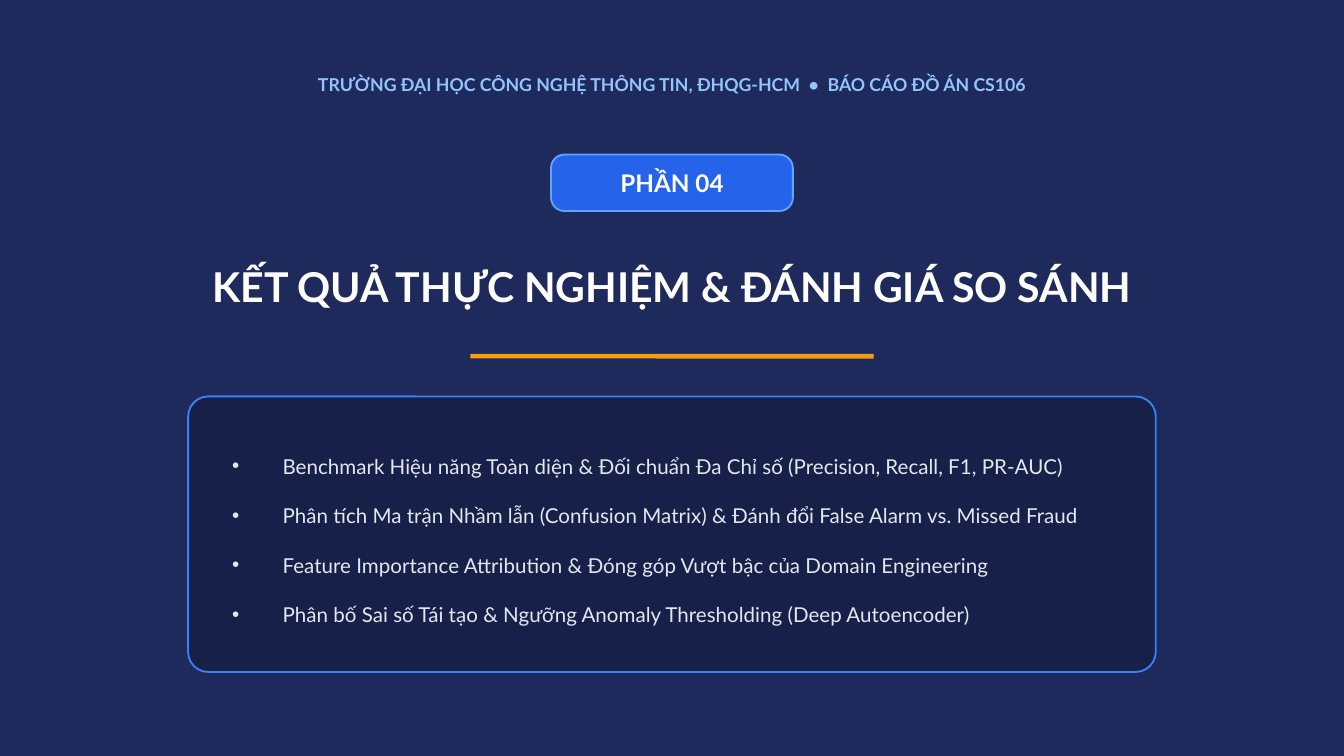
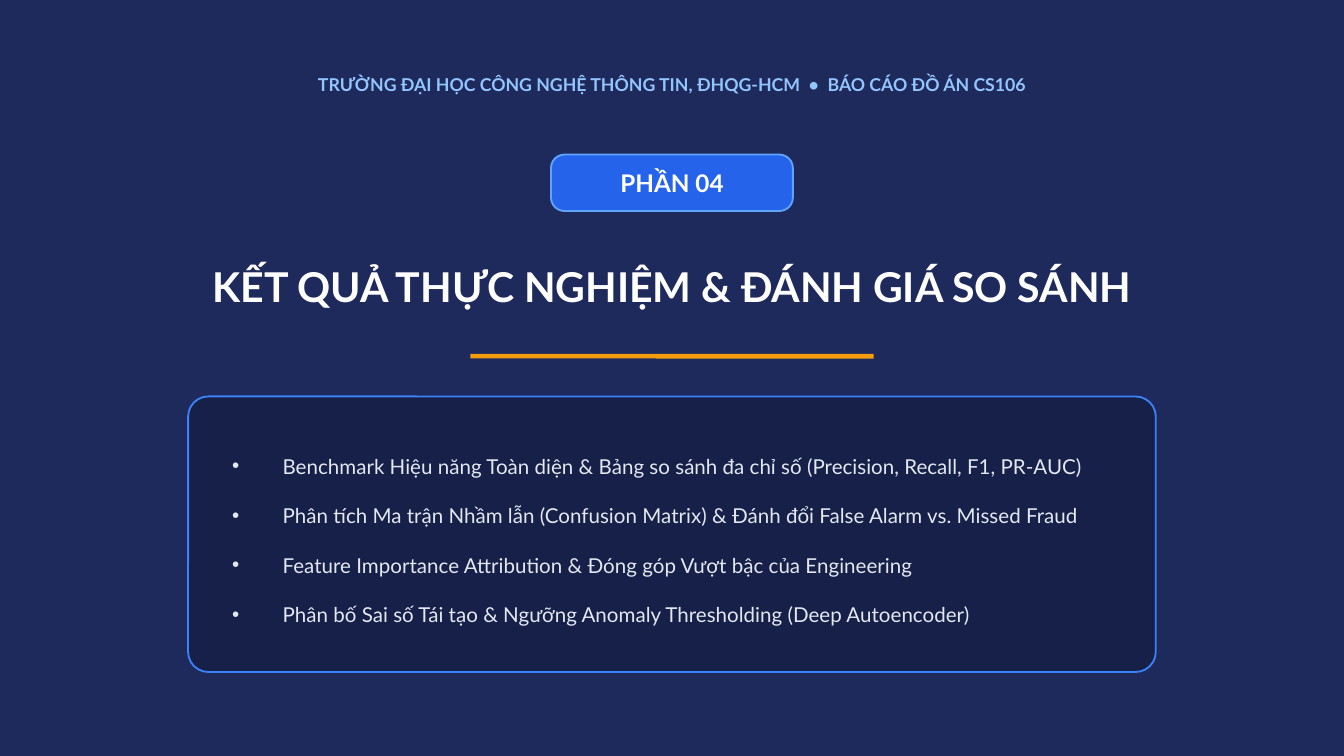
Before and after one commit to uit-25730067-chithanh/CS106-Team09-Fraud-Detection, a slide deck: slide 14 of draft/fraud-detection/slide/[Nhom9]_Slide_FraudDetection_Academic_VN.pptx. Drawn at 1344x756 pixels with LibreOffice and Linux fonts; fonts in the diff are those of the drawing. Boxes give left, top, right and bottom in pixels: in the first picture for what was removed or moved away, otherwise in the second. Text is boxed around its words. In the diff, an @@ line names an element or a change of style, - is before the commit and + after.

```diff
--- a/draft/fraud-detection/slide/[Nhom9]_Slide_FraudDetection_Academic_VN.pptx
+++ b/draft/fraud-detection/slide/[Nhom9]_Slide_FraudDetection_Academic_VN.pptx
@@ text at (283, 457, 1082, 478): text changed @@
-• Benchmark Hiệu năng Toàn diện & Đối chuẩn Đa Chỉ số (Precision, Recall, F1, PR-AUC)
+• Benchmark Hiệu năng Toàn diện & Bảng so sánh đa chỉ số (Precision, Recall, F1, PR-AUC)
@@ text at (283, 558, 911, 577): text changed @@
-• Feature Importance Attribution & Đóng góp Vượt bậc của Domain Engineering
+• Feature Importance Attribution & Đóng góp Vượt bậc của Engineering
```
Also in this commit, not shown: 14 other slides changed, 12 other files.
